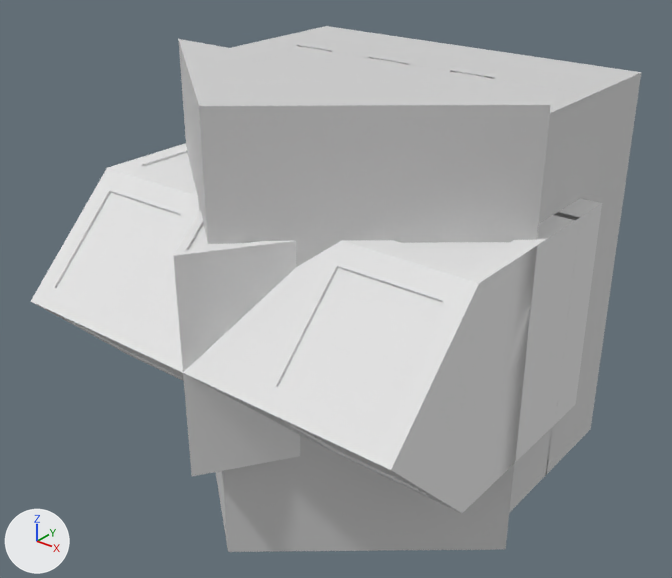
What one commit did to the OBJ model fun.Client/assets/models/house.obj.
Camera for both pictures: a camera (50 mm lens) standing at (4.86, -7.16, 3.77) and looking at (-0.03, -1.04, -0.02). The lights are fixed; the arrows at lower left show +X, +Y and +Z. Where no turn or scale is listed for an object, it has been applied to the vertices. Vertices at the same position are counted once.

Names of what the first picture shows: 'House_Cube', 'House_Neat_Cube.001'.
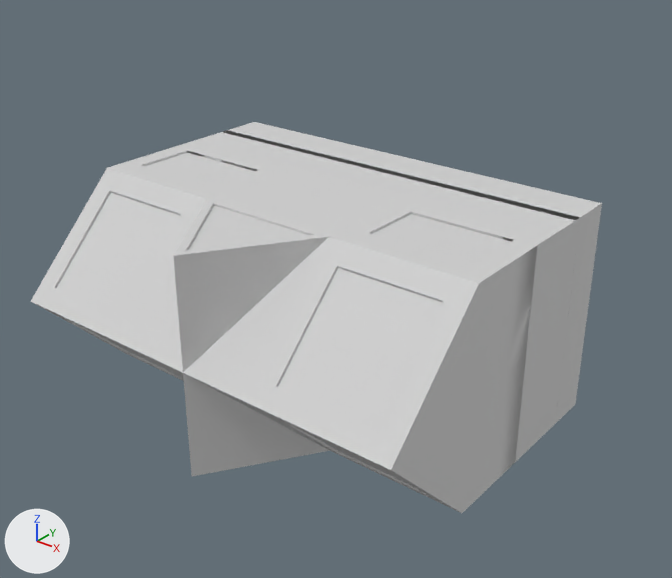
The newer file is also turned or shifted as a whole; pictures and numbers use the older file's frame.

Location of each change, [x1, y1, x2, y2] in pixels of the pictures (672 x 578 px; the box of a moved part takes in the faces that stretch with it):
```json
{"object": "House_Cube", "change": "deleted", "before": [178, 26, 641, 552]}
{"part": 1, "of": "me_house_neat_cube_001", "change": "moved or reshaped", "before": [78, 230, 163, 368], "after": [78, 230, 163, 368]}
{"part": 2, "of": "me_house_neat_cube_001", "change": "moved or reshaped", "before": [302, 281, 419, 413], "after": [302, 281, 419, 413]}
{"part": 3, "of": "me_house_neat_cube_001", "change": "recoloured", "before": [31, 143, 602, 513], "after": [31, 143, 602, 513]}
```

The change, as JSON lines over the scene's bpy script:
```json
{"block": "me_house_neat_cube_001", "where": "me_house_neat_cube_001.from_pydata(...)  # 3666 vertices, 7284 faces; spans x -2.0..2.0, y -3.0..0.0, z -1.61..1.0"}
{"block": "me_house_neat_cube_001", "where": "# used by ob_house_neat_cube_001; location = (0.0, 0.0, 0.0)"}
{"block": "me_house_neat_cube_001", "where": "# verts and faces of me_house_neat_cube_001; kept vertices keep their numbers, new ones are numbered from 3666"}
{"block": "me_house_neat_cube_001", "where": "# before: 1972 (0.86, -2.56, 0.41) at pixel (302, 338), 1979 (0.86, -2.41, 0.56) at pixel (314, 314), 1984 (1.81, -2.41, 0.56), 1992 (1.81, -2.56, 0.41) at pixel (407, 379), 2055 (1.43, -2.84, 0.13) at pixel (338, 413)"}
{"block": "me_house_neat_cube_001", "where": "# before: 2056 (1.43, -2.13, 0.84) at pixel (400, 287), 2057 (1.24, -2.84, 0.13) at pixel (317, 404), 2058 (1.24, -2.13, 0.84) at pixel (378, 280)"}
{"block": "me_house_neat_cube_001", "change": "me_house_neat_cube_001 part 1"}
{"block": "me_house_neat_cube_001", "change": "10 faces are deleted"}
{"block": "me_house_neat_cube_001", "change": "10 new faces join them"}
{"block": "me_house_neat_cube_001", "change": "me_house_neat_cube_001 part 2"}
{"op": "add", "block": "me_house_neat_cube_001", "code": "delete_faces([(1972, 2055, 1992), (1984, 2056, 2058), (1979, 1984, 2058), (1972, 2057, 2055)])"}
{"op": "add", "block": "me_house_neat_cube_001", "code": "faces += [(1979, 1984, 2056), (1979, 2056, 2058), (1992, 2057, 2055), (1972, 2057, 1992)]"}
{"block": "me_house_neat_cube_001", "change": "me_house_neat_cube_001 part 3: 7250 faces spanning x -2.0..2.0, y -3.0..0.0, z -1.61..1.0 switch from mat_null (white #e7e7e7) to mat_material (light grey #d1d1d1)"}
{"op": "remove", "block": "ob_house_cube", "code": ["ob_house_cube = bpy.data.objects.new('House_Cube', me_house_cube)", "ob_house_cube.location = (0.0, 0.0, 0.0)"]}
```
